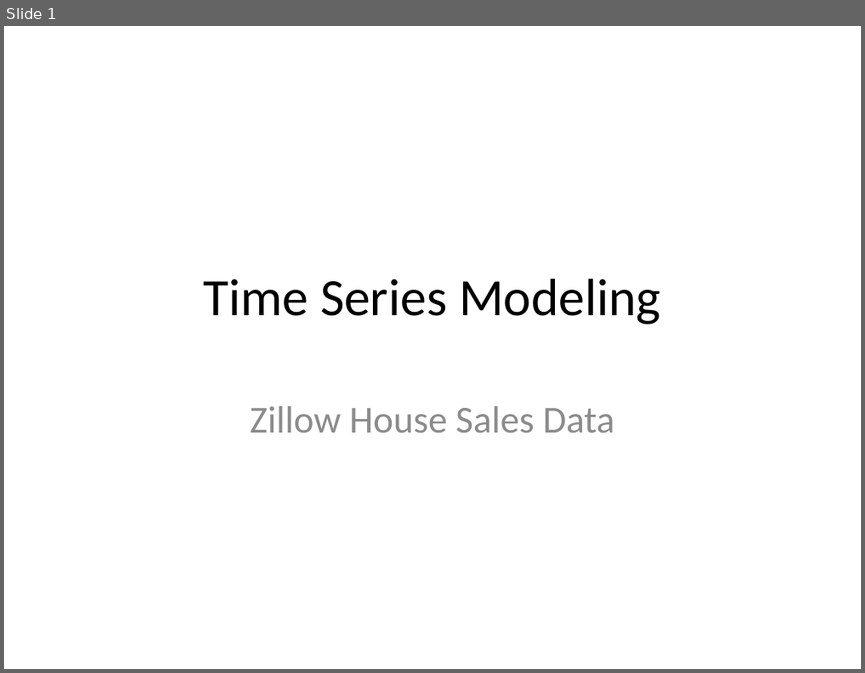
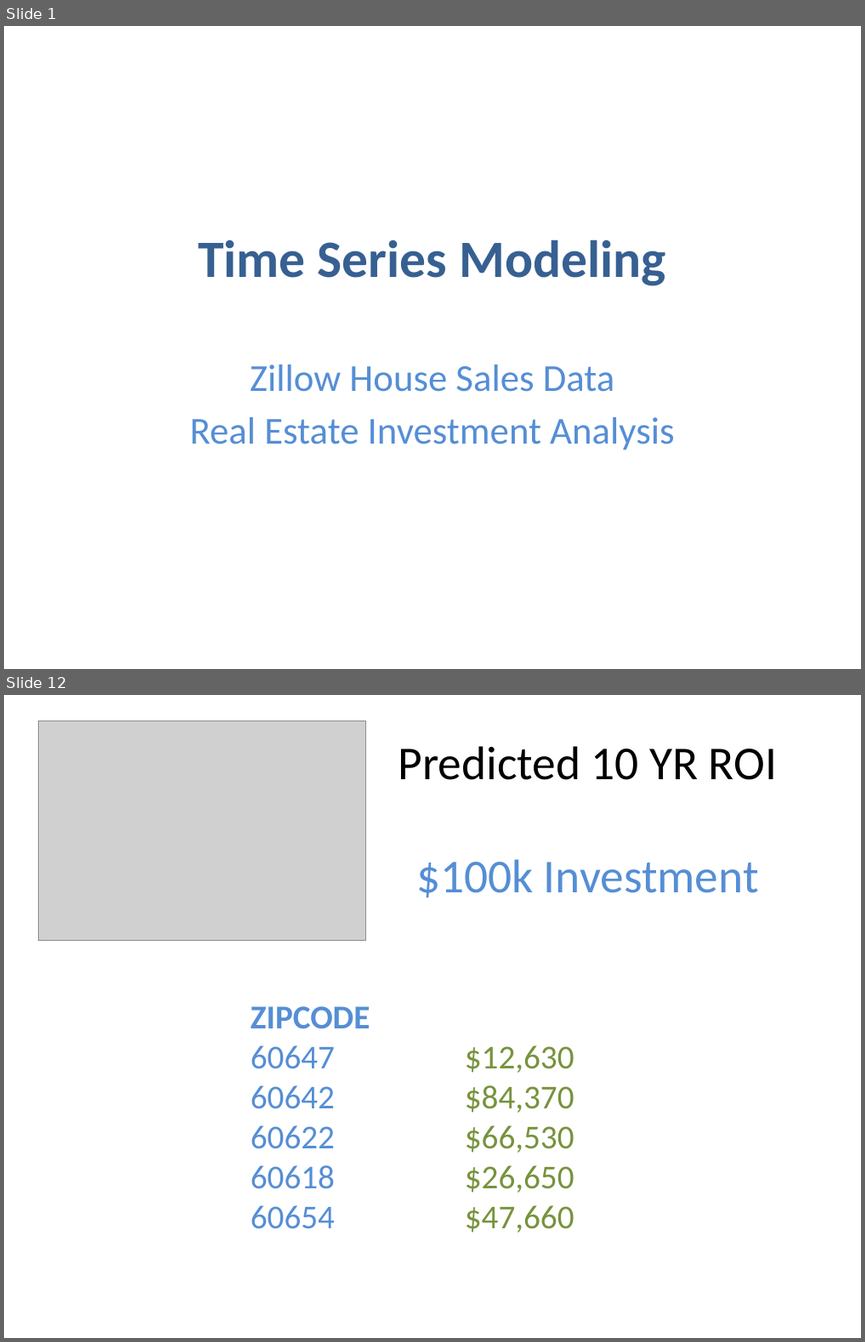
Before and after one commit to Sue-Mir/Module4_Project_Time_Series_Modelling, a slide deck: time-series/Project4_NonTechnicalPresentation.pptx. Shown one above the other, each under a label of ours: slide 1 before the commit, slides 1 and 12 after it; the slides between them are not shown. The pictures are 865x673 and 865x1342 pixels, drawn with LibreOffice and Linux fonts; fonts in the diff are those of the drawing; grey boxes stand for pictures. Boxes give left, top, right and bottom in pixels: in the first picture for what was removed or moved away, otherwise in the second. Text is boxed around its words. In the diff, an @@ line names an element or a change of style, - is before the commit and + after.

```diff
--- a/time-series/Project4_NonTechnicalPresentation.pptx
+++ b/time-series/Project4_NonTechnicalPresentation.pptx
@@ slide 12 added at [4,695,861,1338], background #FFFFFF @@
@@ picture added at [38,721,365,940] @@
@@ title added at [398,746,777,897], 39.6 pt, text #000000 @@
+Predicted 10 YR ROI
+$100k Investment
@@ text added at [250,1006,574,1232], 28 pt, text #77933C @@
+ZIPCODE
+60647 $12,630
+60642 $84,370
+60622 $66,530
+60618 $26,650
+60654 $47,660
@@ slide 1 changed as well @@
@@ title "Time Series Modeling": place and size @@
-title "Time Series Modeling" at [203,278,661,324]
+title "Time Series Modeling" at [198,239,665,286]
@@ title "Time Series Modeling" at [198,239,665,286]: text colour #000000 to #376092, bold on @@
@@ subtitle "Zillow House Sales Data": place and size @@
-subtitle "Zillow House Sales Data" at [250,406,615,432]
+subtitle "Zillow House Sales Data" at [190,364,674,449]
@@ subtitle at [250,364,615,392]: text colour #8C8C8C to #558ED5 in "Zillow House Sales Data" @@
@@ subtitle at [190,417,674,449]: paragraph added @@
+Real Estate Investment Analysis
```
Also in this commit, not shown: 12 other slides added, 1 slide removed.
